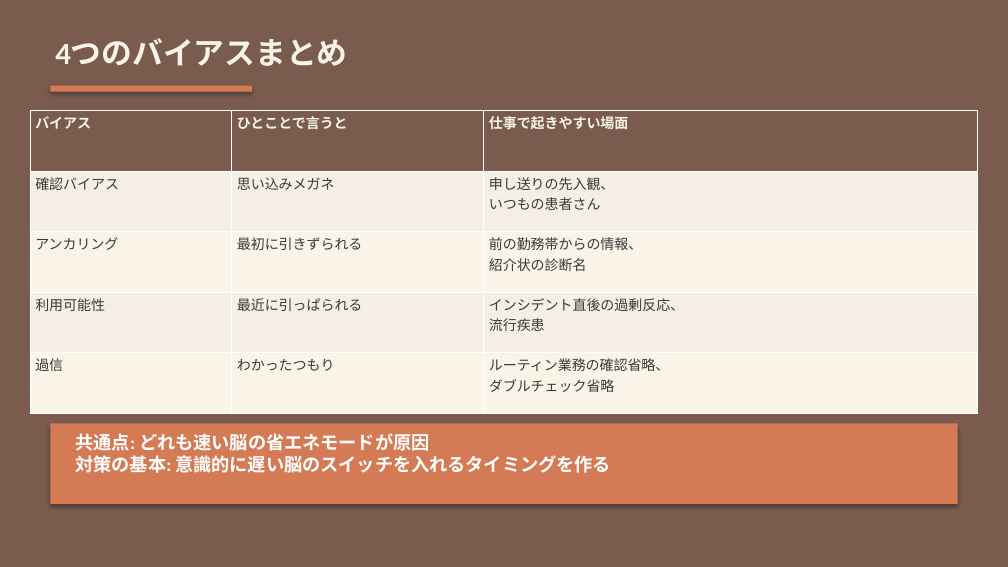
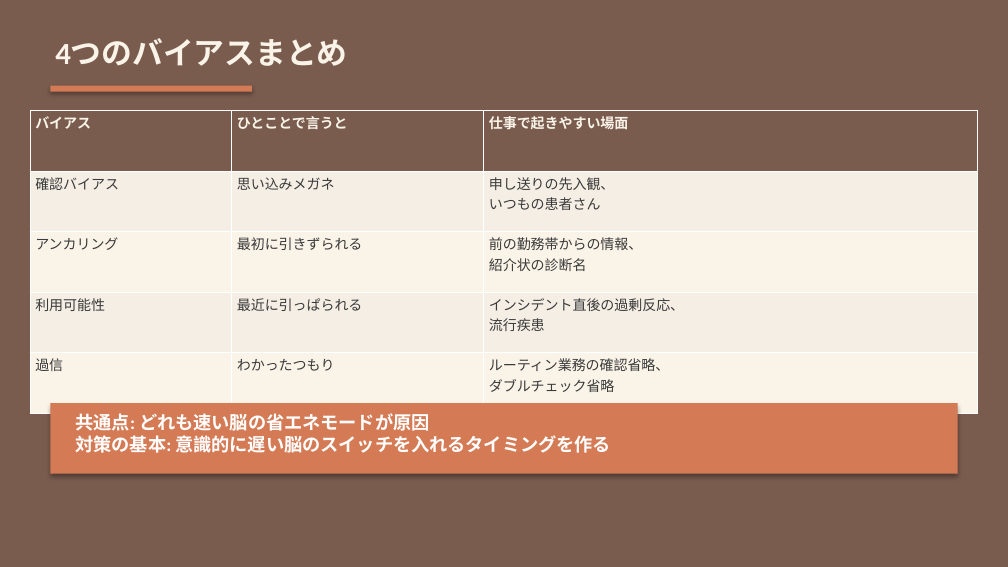
Before and after one commit to Tama831/ai-agent-team-materials, a slide deck: slide 5 of output/education/2026-03-30_cognitive-bias-diagnostic-reasoning/cognitive-bias-diagnostic-reasoning_slides_allstaff.pptx. Drawn at 1008x567 pixels with LibreOffice and Linux fonts; fonts in the diff are those of the drawing. Boxes give left, top, right and bottom in pixels: in the first picture for what was removed or moved away, otherwise in the second. Text is boxed around its words. In the diff, an @@ line names an element or a change of style, - is before the commit and + after.

```diff
--- a/output/education/2026-03-30_cognitive-bias-diagnostic-reasoning/cognitive-bias-diagnostic-reasoning_slides_allstaff.pptx
+++ b/output/education/2026-03-30_cognitive-bias-diagnostic-reasoning/cognitive-bias-diagnostic-reasoning_slides_allstaff.pptx
@@ table resized from (x1=30, y1=111, x2=978, y2=413) to (x1=30, y1=111, x2=978, y2=396) @@
@@ rectangle resized from (x1=50, y1=423, x2=958, y2=504) to (x1=50, y1=403, x2=958, y2=474) @@
@@ text "共通点: どれも速い脳の省エネモードが原因 対策の基本: 意識的に遅い脳のスイッチを入れるタイミングを作る" moved from (x1=76, y1=433, x2=611, y2=473) to (x1=76, y1=413, x2=611, y2=453) @@
```
Also in this commit, not shown: 1 other file.
